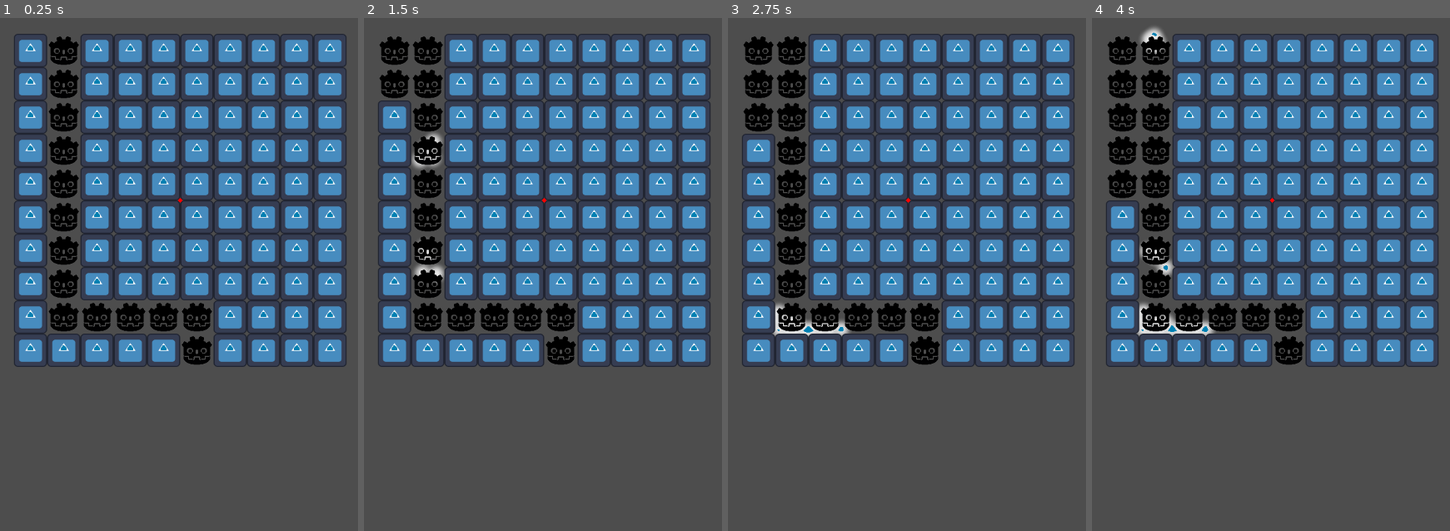
Above: before the commit, frames 1-4 (left to right).
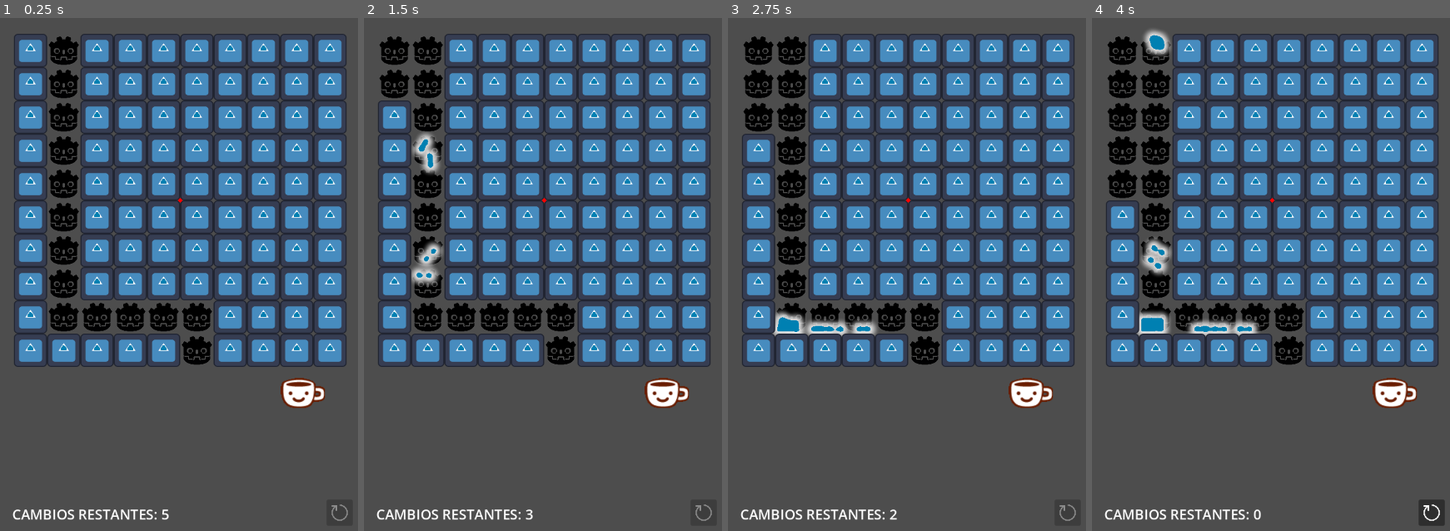
Above: after the commit, the same moments.

Repository: stchigel/WaterMazeIng
Game: Godot game, scene res://src/Game/game.tscn
Two runs of this game, one before a commit and one after it. Both use one fixed random seed, a clock stepped at 60 frames per second and the inputs below. The engine's default icon, where the game draws it, is replaced by a stand-in: a white triangle on a blue panel in a dark square.
Inputs (mouse positions are in pixels of both pictures, inside the frame that each line leads up to):
- Up to frame 1 (0.25 s): no input
- Up to frame 2 (1.5 s): tap Enter (ui_accept) at 0.5, 0.77 s; move the mouse to (396, 48) at 0.52 s; click (396, 48) at 0.67 s; move the mouse to (396, 84) at 1.27 s; click (396, 84) at 1.42 s
- Up to frame 3 (2.75 s): tap Enter (ui_accept) at 1.52 s; move the mouse to (760, 115) at 2.02 s; click (760, 115) at 2.17 s
- Up to frame 4 (4 s): move the mouse to (1124, 151) at 2.77 s; click (1124, 151) at 2.92 s; tap Enter (ui_accept) at 3.02, 3.77 s; move the mouse to (1124, 182) at 3.52 s; click (1124, 182) at 3.67 s

The runs differ from the first frame. In frame 1, 1.1% of the frame differs, in the area x 3-98%, y 70-99%; in frame 2, 2.1%; in frame 3, 1.8%; in frame 4, 3.1%, in the area x 3-99%, y 1-99%.

Commit message:
Agregado función de movimientos máximos, contador de movimientos y botón de reinicio (falta parte de lógica)

Diff:
--- a/src/Cuadrado/cuadrado.gd
+++ b/src/Cuadrado/cuadrado.gd
@@ -20,6 +20,8 @@
 
 func _on_area_2d_input_event(viewport: Node, event: InputEvent, shape_idx: int) -> void:
 	if event is InputEventMouseButton and event.pressed:
-		if activo: activo=false
-		else: activo=true
-		cambiarModo()
+		if get_tree().current_scene.swapBloque():
+			if activo: activo=false
+			else: activo=true
+			cambiarModo()
+		else: pass
--- a/src/Cuadrado/cuadrado.tscn
+++ b/src/Cuadrado/cuadrado.tscn
@@ -24,6 +24,7 @@
 texture = ExtResource("1_mavef")
 
 [node name="Vacio" type="Sprite2D" parent="." unique_id=216537424]
+z_index = -5
 position = Vector2(29.999998, 29.999998)
 scale = Vector2(0.05859375, 0.058593746)
 texture = ExtResource("3_bxtca")
--- a/src/Game/game.gd
+++ b/src/Game/game.gd
@@ -4,6 +4,8 @@
 @onready var anchor := $GridMiddle
 var pointer: bool = true
 var attrForce: float = 500
+var maxCambios = 5
+var cambiosActual = 5
 
 var mapa = [
 	[1, 0, 1, 1, 1, 1, 1, 1, 1, 1],
@@ -18,10 +20,23 @@
 	[1, 1, 1, 1, 1, 0, 1, 1, 1, 1]
 ]
 
+func swapBloque():
+	if cambiosActual>0:
+		cambiosActual-=1
+		$Cambios.text=str(cambiosActual)
+		if cambiosActual==0:
+			$Reiniciar.disabled=false
+		return true
+	else:
+		return false
+
 const GRID_SIZE := 10
 const CELL_SIZE := 60
 
 func _ready():
+	$Reiniciar.disabled=true
+	cambiosActual=maxCambios
+	$Cambios.text=str(cambiosActual)
 	generar_grilla()
 
 func generar_grilla():
--- a/src/Game/game.tscn
+++ b/src/Game/game.tscn
@@ -7,6 +7,8 @@
 [ext_resource type="Texture2D" uid="uid://b122w26hx0xvi" path="res://assets/icon.svg" id="3_3s8ir"]
 [ext_resource type="Texture2D" uid="uid://diai7x3jo5ujg" path="res://assets/part.png" id="5_7m6cs"]
 [ext_resource type="Texture2D" uid="uid://b0lssmd2hqmjg" path="res://assets/Basic_red_dot.png" id="7_le6wr"]
+[ext_resource type="Texture2D" uid="uid://bsm37hb8cctju" path="res://assets/cup-kun.png" id="8_lx5th"]
+[ext_resource type="Texture2D" uid="uid://k48ld5nua6t2" path="res://assets/restart.png" id="9_0qd4d"]
 
 [sub_resource type="ShaderMaterial" id="ShaderMaterial_sag4g"]
 shader = ExtResource("1_k6qo2")
@@ -28,10 +30,10 @@
 z_index = 1
 material = SubResource("ShaderMaterial_sag4g")
 position = Vector2(0, -2.2053719e-05)
-scale = Vector2(9.25, 10.3203125)
+scale = Vector2(5.5624995, 4.906251)
 texture = ExtResource("3_3s8ir")
 
-[node name="watarGen" type="Marker2D" parent="." unique_id=173065101 groups=["waterGenerator"]]
+[node name="waterGen" type="Marker2D" parent="." unique_id=173065101 groups=["waterGenerator"]]
 position = Vector2(115, 300)
 script = ExtResource("1_60cvd")
 tex = ExtResource("5_7m6cs")
@@ -40,6 +42,36 @@
 [node name="GridMiddle" type="Marker2D" parent="." unique_id=2032995789]
 position = Vector2(325, 600)
 
-[node name="Sprite2D" type="Sprite2D" parent="GridMiddle" unique_id=2074592103]
+[node name="Middle-check" type="Sprite2D" parent="GridMiddle" unique_id=2074592103]
 scale = Vector2(0.014545496, 0.014545436)
 texture = ExtResource("7_le6wr")
+
+[node name="Texto" type="Label" parent="." unique_id=1564578954]
+offset_left = 22.0
+offset_top = 1148.0
+offset_right = 194.0
+offset_bottom = 1171.0
+theme_override_font_sizes/font_size = 25
+text = "CAMBIOS RESTANTES: "
+
+[node name="Cambios" type="Label" parent="." unique_id=909930711]
+offset_left = 291.0
+offset_top = 1148.0
+offset_right = 307.0
+offset_bottom = 1183.0
+theme_override_font_sizes/font_size = 25
+text = "#"
+
+[node name="Sprite2D" type="Sprite2D" parent="." unique_id=1006636006]
+position = Vector2(546.38635, 947)
+scale = Vector2(1.2272727, 1.2272727)
+texture = ExtResource("8_lx5th")
+
+[node name="Reiniciar" type="Button" parent="." unique_id=1953756339]
+offset_left = 589.0
+offset_top = 1139.0
+offset_right = 636.0
+offset_bottom = 1186.0
+icon = ExtResource("9_0qd4d")
+icon_alignment = 1
+expand_icon = true
Binary file added: assets/Cup-kun spritesheet.png
Not shown, added: assets/Cup-kun spritesheet.png.import
Binary file added: assets/cup-kun.png
Not shown, added: assets/cup-kun.png.import
Binary file added: assets/restart.png
Not shown, added: assets/restart.png.import
